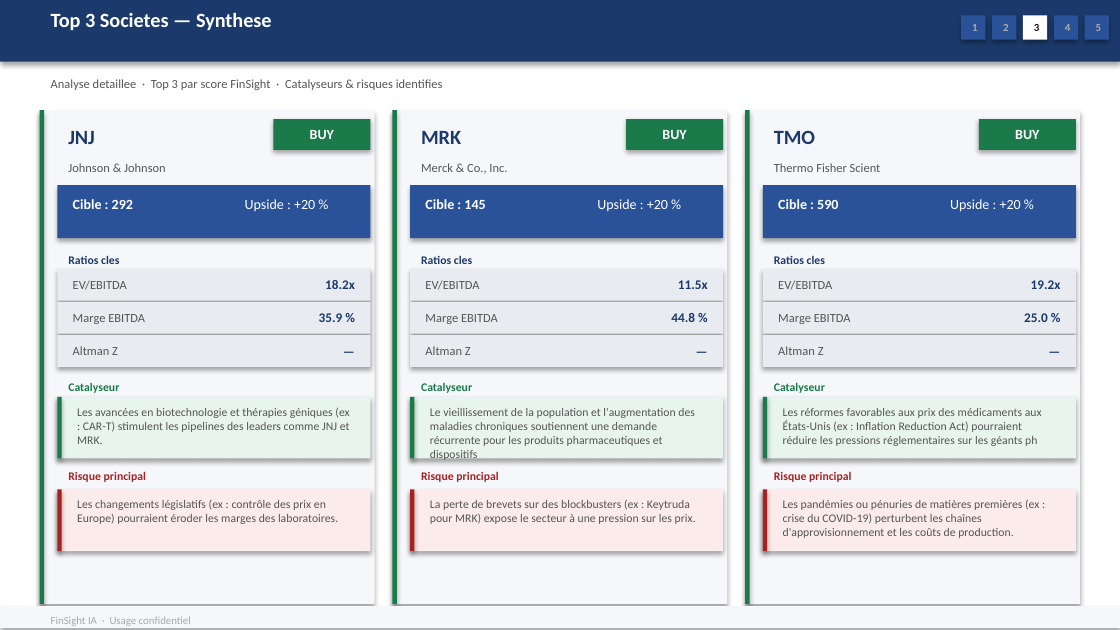
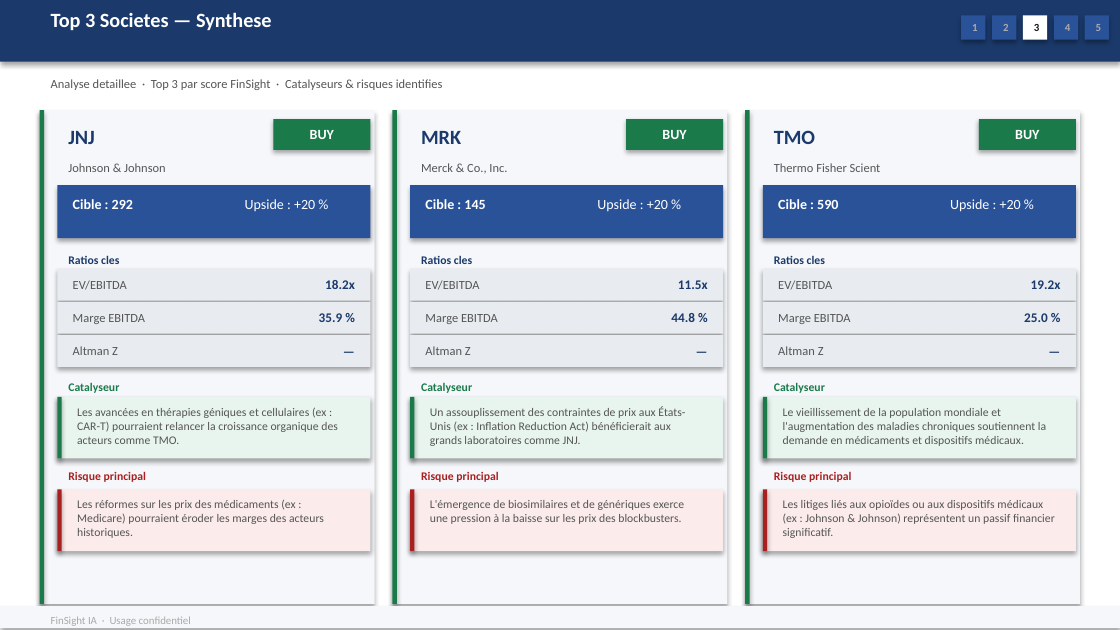
Before and after one commit to baptistejeh07-art/finsight-ia, a slide deck: slide 13 of preview/secteur_Healthcare_S&P_500/secteur_Healthcare_S&P_500.pptx. Drawn at 1120x630 pixels with LibreOffice and Linux fonts; fonts in the diff are those of the drawing. Boxes give left, top, right and bottom in pixels: in the first picture for what was removed or moved away, otherwise in the second. Text is boxed around its words. In the diff, an @@ line names an element or a change of style, - is before the commit and + after.

Commit message:
chore(preview): secteur_Healthcare_S&P_500 outputs regeneres

```diff
--- a/preview/secteur_Healthcare_S&P_500/secteur_Healthcare_S&P_500.pptx
+++ b/preview/secteur_Healthcare_S&P_500/secteur_Healthcare_S&P_500.pptx
@@ text at (77, 407, 338, 444): text changed @@
-Les avancées en biotechnologie et thérapies géniques (ex : CAR-T) stimulent les pipelines des leaders comme JNJ et MRK.
+Les avancées en thérapies géniques et cellulaires (ex : CAR-T) pourraient relancer la croissance organique des acteurs comme TMO.
@@ text at (430, 406, 685, 446): text changed @@
-Le vieillissement de la population et l'augmentation des maladies chroniques soutiennent une demande récurrente pour les produits pharmaceutiques et dispositifs
+Un assouplissement des contraintes de prix aux États-Unis (ex : Inflation Reduction Act) bénéficierait aux grands laboratoires comme JNJ.
@@ text at (783, 408, 1046, 446): text changed @@
-Les réformes favorables aux prix des médicaments aux États-Unis (ex : Inflation Reduction Act) pourraient réduire les pressions réglementaires sur les géants ph
+Le vieillissement de la population mondiale et l'augmentation des maladies chroniques soutiennent la demande en médicaments et dispositifs médicaux.
@@ text at (77, 500, 324, 538): text changed @@
-Les changements législatifs (ex : contrôle des prix en Europe) pourraient éroder les marges des laboratoires.
+Les réformes sur les prix des médicaments (ex : Medicare) pourraient éroder les marges des acteurs historiques.
@@ text at (430, 500, 684, 524): text changed @@
-La perte de brevets sur des blockbusters (ex : Keytruda pour MRK) expose le secteur à une pression sur les prix.
+L'émergence de biosimilaires et de génériques exerce une pression à la baisse sur les prix des blockbusters.
@@ text at (783, 500, 1055, 538): text changed @@
-Les pandémies ou pénuries de matières premières (ex : crise du COVID-19) perturbent les chaînes d'approvisionnement et les coûts de production.
+Les litiges liés aux opioïdes ou aux dispositifs médicaux (ex : Johnson & Johnson) représentent un passif financier significatif.
```
Also in this commit, not shown: 5 other slides changed, 2 other files.
